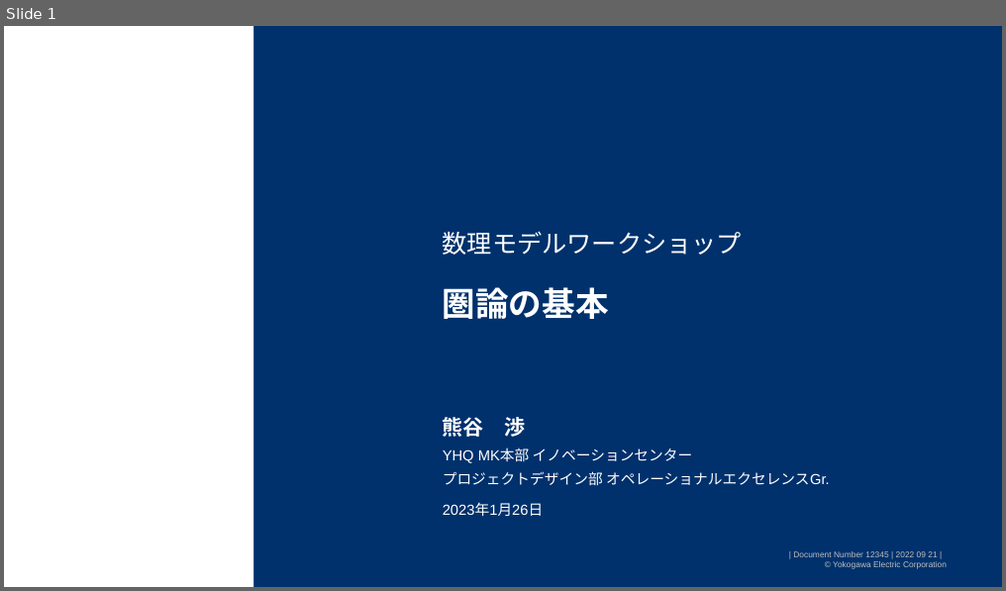
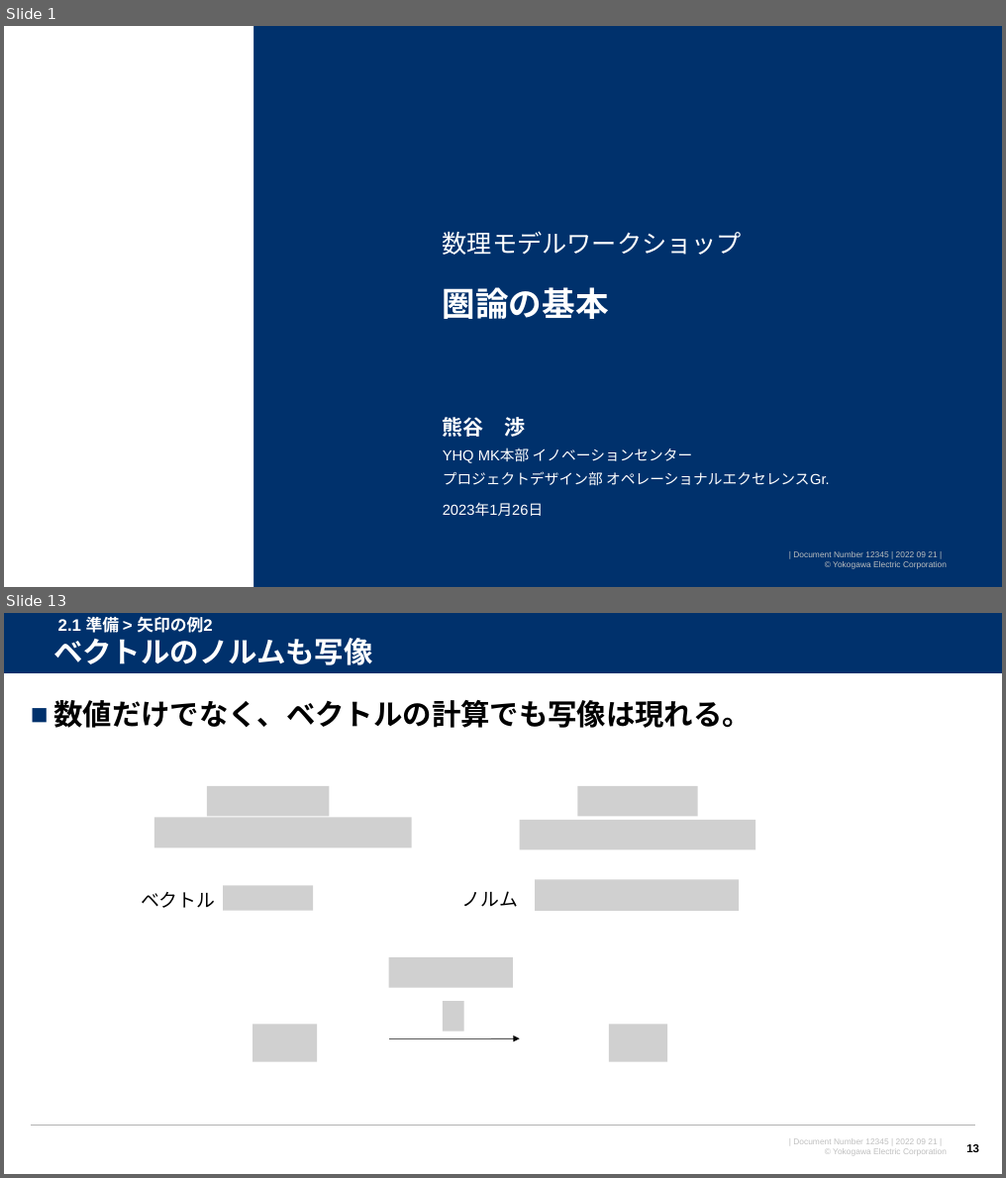
Before and after one commit to watarukumagai-git/opt, a slide deck: MMW/20230126_MMW_kumagai_rev.0.pptx. Shown one above the other, each under a label of ours: slide 1 before the commit, slides 1 and 13 after it; the slides between them are not shown. The pictures are 1006x591 and 1006x1178 pixels, drawn with LibreOffice and Linux fonts; fonts in the diff are those of the drawing; grey boxes stand for pictures; background and template pictures are left out. Boxes give left, top, right and bottom in pixels: in the first picture for what was removed or moved away, otherwise in the second. Text is boxed around its words. In the diff, an @@ line names an element or a change of style, - is before the commit and + after.

```diff
--- a/MMW/20230126_MMW_kumagai_rev.0.pptx
+++ b/MMW/20230126_MMW_kumagai_rev.0.pptx
@@ slide 13 added at box(4, 613, 1002, 1174), background #FFFFFF; not listed: 1 template element that a slide beside it also shows @@
@@ rectangle added at box(4, 613, 1002, 673), fill #00316C @@
@@ title added at box(54, 638, 372, 665), 28 pt, text #FFFFFF, bold @@
+ベクトルのノルムも写像
@@ text added at box(58, 614, 212, 636), 16 pt, text #FFFFFF, bold @@
+2.1 準備 > 矢印の例2
@@ line added from (4, 673) to (1002, 673), #FFFFFF 0.75 pt @@
@@ text added at box(54, 700, 751, 728), 28 pt, text #000000, bold @@
+■ 数値だけでなく、ベクトルの計算でも写像は現れる。
@@ picture added at box(207, 786, 330, 816) @@
@@ picture added at box(577, 786, 697, 816) @@
@@ picture added at box(154, 817, 412, 848) @@
@@ picture added at box(520, 820, 755, 850) @@
@@ picture added at box(535, 879, 739, 911) @@
@@ text added at box(141, 892, 216, 908), 18 pt, text #000000 @@
+ベクトル
@@ picture added at box(224, 885, 313, 911) @@
@@ text added at box(462, 891, 518, 907), 18 pt, text #000000 @@
+ノルム
@@ picture added at box(389, 959, 513, 988) @@
@@ picture added at box(252, 1024, 317, 1061) @@
@@ picture added at box(443, 1001, 464, 1032) @@
@@ picture added at box(609, 1024, 667, 1061) @@
@@ arrow added from (389, 1039) to (520, 1039), #000000 0.5 pt @@
@@ line added from (30, 1126) to (976, 1126), #B2B2B2 1 pt @@
@@ page number added at box(966, 1145, 979, 1153), 11 pt, text #000000, bold @@
+13
```
Also in this commit, not shown: 4 slides changed, 11 other slides added, 1 slide removed.
